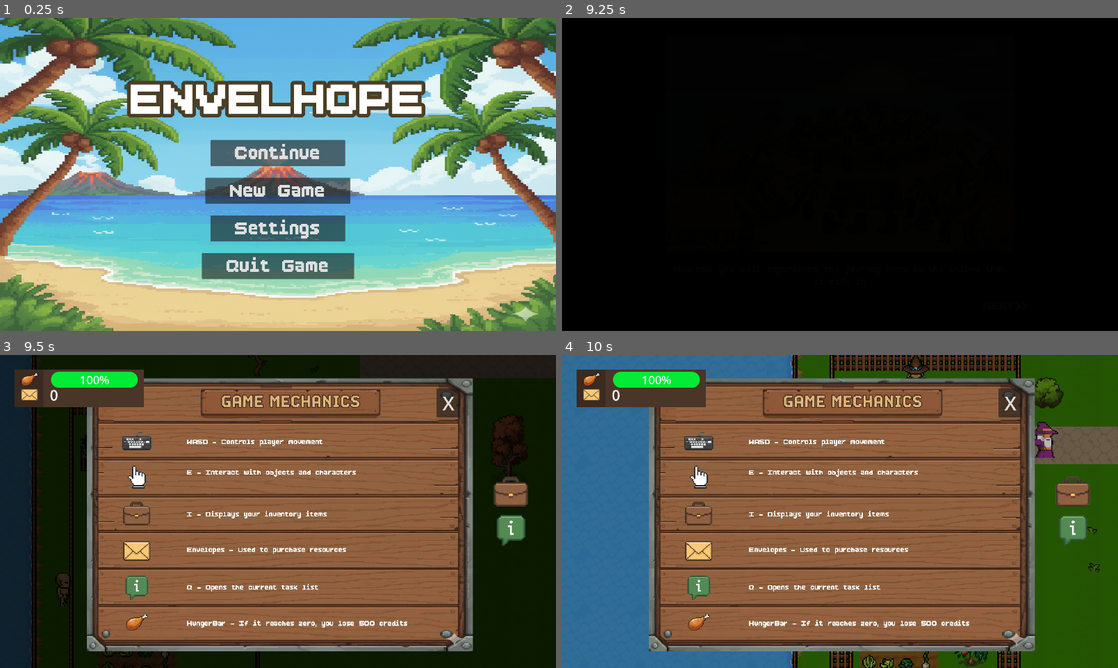
Above: before the commit, frames 1-4 (two rows, left to right).
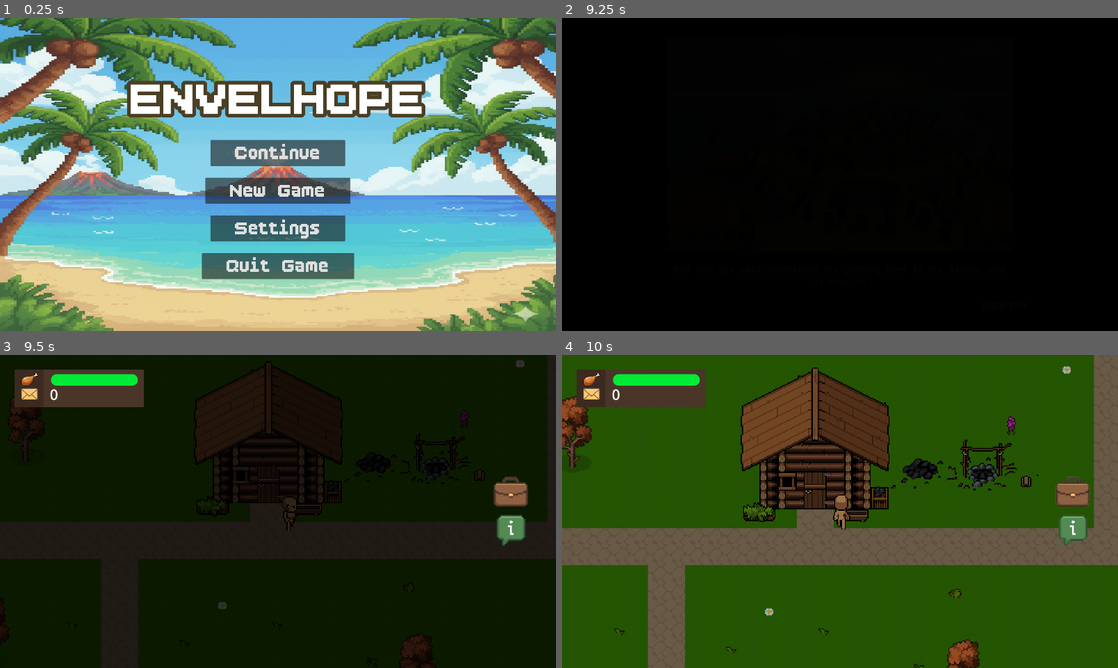
Above: after the commit, the same moments.

Repository: hoaxnt/envelhope-beta
Game: Godot game, scene res://Scenes/utils/main_menu.tscn
The game is run twice, just before and just after one commit, with the same random seed, the same clock (stepped at 60 frames per second) and the same inputs. Sound files missing from this copy of the repository are replaced by a short silence.
Inputs (mouse positions are in pixels of both pictures, inside the frame that each line leads up to):
- Up to frame 1 (0.25 s): no input
- Up to frame 2 (9.25 s): click "New Game" at 0.5 s; click "New Game" at 1.25 s; click (840, 174) at 2 s; click (840, 174) at 2.75 s; move the mouse to (962, 158) at 3.52 s; hold Right (ui_right) 3.53-4.28 s; hold Space (action) 3.53-4.28 s; click (962, 158) at 3.67 s; tap E (interact) at 3.8, 4.35, 5.3, 5.85, 6.8, 8.3, 8.85 s; move the mouse to (728, 190) at 4.27 s; hold Down (ui_down) 4.28-5.03 s; tap Space (action) every 1.5 s from 4.55 to 9.05 s; move the mouse to (895, 105) at 5.02 s; hold Right (ui_right) 5.03-5.78 s; hold Space (action) 5.03-5.78 s; move the mouse to (812, 237) at 5.77 s; hold Up (ui_up) 5.78-6.53 s; click (812, 237) at 5.92 s; move the mouse to (1006, 221) at 6.52 s; hold Q (show_objective) 6.53-7.28 s; hold Left (ui_left) 6.53-8.03 s; move the mouse to (673, 127) at 7.27 s; tap Shift at 7.35 s; move the mouse to (867, 174) at 8.02 s; hold Down (ui_down) 8.03-8.78 s; hold Space (action) 8.03-8.78 s; click (867, 174) at 8.17 s; move the mouse to (756, 96) at 8.77 s; hold Right (ui_right) from 8.78 s (still down)
- Up to frame 3 (9.5 s): keep holding Right (ui_right)
- Up to frame 4 (10 s): move the mouse to (962, 495) at 9.52 s; release Right (ui_right) at 9.53 s; hold Up (ui_up) from 9.53 s (still down); hold Space (action) from 9.53 s (still down); tap E (interact) at 9.8 s

Frames 1-2 are identical in both runs. In frame 3, 66% of the frame differs, in the area x 0-95%, y 0-100%; in frame 4, 84%, in the area x 0-100%, y 0-100%.
Error in both runs: Error setting property 'value' with value of type Nil. (res://Scripts/hud/hunger_bar.gd:12)

Commit message:
minor fixes

Diff:
--- a/Scenes/utils/audio_stream.tscn
+++ b/Scenes/utils/audio_stream.tscn
@@ -1,6 +1,6 @@
 [gd_scene load_steps=4 format=3 uid="uid://b5vni2050ayjc"]
 
-[ext_resource type="Script" uid="uid://bgf0g5630811s" path="res://scripts/utils/audio_stream.gd" id="1_82kx4"]
+[ext_resource type="Script" uid="uid://bgf0g5630811s" path="res://Scripts/utils/audio_stream.gd" id="1_82kx4"]
 [ext_resource type="AudioStream" uid="uid://dtnq0tkwyd5i7" path="res://assets/sfx/bgm.mp3" id="1_iwi1k"]
 [ext_resource type="AudioStream" uid="uid://cwepbtym824db" path="res://assets/sfx/button_press.mp3" id="2_t40hk"]
 
--- a/Scripts/Chapters/chapter_1.gd
+++ b/Scripts/Chapters/chapter_1.gd
@@ -16,7 +16,6 @@
 	hunger_bar.value = GlobalData.player_data.get("hunger")
 	hunger_timer.start()
 
-	#if not GlobalData.config.get("is_new_game"):
 	player.position = GlobalData.load_player_position()
 
 	if not GlobalData.config.get("user_opened_once"):
--- a/Scripts/autoloads/global_data.gd
+++ b/Scripts/autoloads/global_data.gd
@@ -50,7 +50,7 @@
 	SaveLoad.save_game(player_data, SaveLoad.PLAYER_DATA_PATH)
 	player_data_updated.emit("position", pos_array)
 
-func load_player_position() -> Vector2:
+func load_player_1_position() -> Vector2:
 	var pos_array = player_data.get("position")
 	if pos_array is Array and pos_array.size() == 2:
 		return Vector2(pos_array[0], pos_array[1])
--- a/Scripts/hud/day_panel.gd
+++ b/Scripts/hud/day_panel.gd
@@ -13,10 +13,10 @@
 
 func _ready():
 	day_current_time = day_progress_bar.value
-	day_label.text = "Day %s" % str(int(GlobalData.npc_data.get("day",0)))
+	day_label.text = "Day %s" % str(int(GlobalData.npc_data.get("day", 0)))
 
 func _on_day_timer_timeout() -> void:
-	day_label.text = "Day %s" % str(int(GlobalData.npc_data.get("day",0)))
+	day_label.text = "Day %s" % str(int(GlobalData.npc_data.get("day", 0)))
 
 	if GlobalData.npc_data.get("day") == 4 and day_current_time >= 180:
 		day_timer.stop()
--- a/Scripts/hud/hunger_bar.gd
+++ b/Scripts/hud/hunger_bar.gd
@@ -5,7 +5,7 @@
 const HUNGER_DECREMENT = 1 #fortest
 
 func _ready():
-	#show_percentage = false
+	show_percentage = false
 	max_value = 100.0 #fortest
 	GlobalData.player_data_updated.connect(_on_player_data_updated)
 
--- a/Scripts/minigames/city/tambol.gd
+++ b/Scripts/minigames/city/tambol.gd
@@ -15,7 +15,8 @@
 @onready var hunger_timer : Timer = Hud.get_node("StatsPanel/MarginContainer/Panel/HBoxContainer/VBoxContainer/HBoxContainer/HungerBar/HungerTimer")
 
 var earnings = 0
-var sfx = StreamAudio.get_node("Sfx")
+var sfx : AudioStreamPlayer2D = StreamAudio.get_node("Sfx")
+
 
 var speed: float = 150.0
 var direction: int = 1
@@ -71,6 +72,7 @@
 
 	await sfx.finished
 
+
 	dancer_anim.stop()
 	target.hide()
 	slider_bar.hide()
@@ -86,7 +88,8 @@
 	summary_panel.show()
 
 func _on_done_button_pressed() -> void:
+	sfx.stop()
+
 	if player:
 		player.position = GlobalData.load_player_position()
-		print(GlobalData.load_player_position())
 	Transition.transition_to_scene("res://scenes/chapters/chapter_2.tscn")
--- a/Scripts/stories/sleep_story.gd
+++ b/Scripts/stories/sleep_story.gd
@@ -54,7 +54,6 @@
 	#if NPC_DATA["day"] < 4:
 		#NPC_DATA["day"] += 1
 		#SaveLoad.save_game(NPC_DATA, SaveLoad.NPC_DATA_PATH)
-		#
 
 	GlobalData.advance_to_next_day()
 	day_timer.start()
